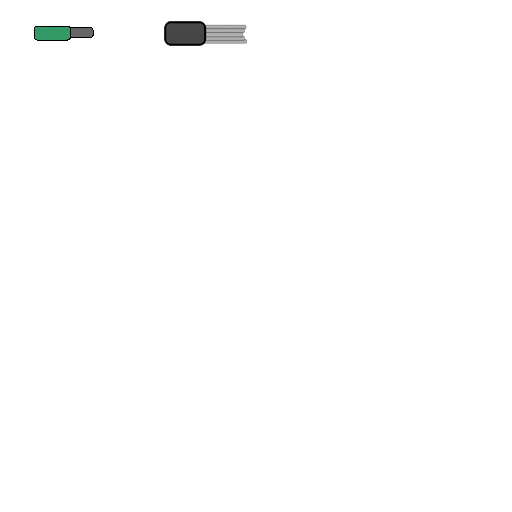
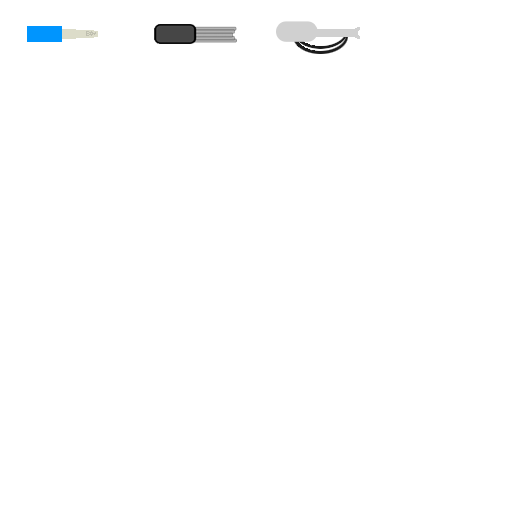
Layered file, before and after one edit (512×512). Changes by layer:
added group "Flame Thrower" with 4 layers above "Mini Gun" over (276, 21, 360, 54)
added layer "Barrel" (1st of 2, in "Flame Thrower") in group "Flame Thrower" over (287, 27, 360, 39)
added layer "Tank" in group "Flame Thrower" over (276, 21, 318, 42)
added layer "Tubes" (1st of 2, in "Flame Thrower") in group "Flame Thrower" over (293, 29, 348, 49)
added layer "Tubes" (2nd of 2, in "Flame Thrower") in group "Flame Thrower" over (293, 34, 348, 54)
painted on "Mini Gun" over (154, 21, 247, 46)
added group "Generic Gun" with 3 layers above "Old Generic Gun" over (27, 26, 98, 42)
added layer "Body" in group "Generic Gun" over (27, 26, 62, 42)
added layer "Layer 1" in group "Generic Gun" over (86, 31, 96, 36)
added layer "Barrel" (2nd of 2, in "Generic Gun") in group "Generic Gun" over (53, 29, 98, 39)
renamed "Generic Gun" to "Old Generic Gun", hid it over (34, 26, 94, 41)
